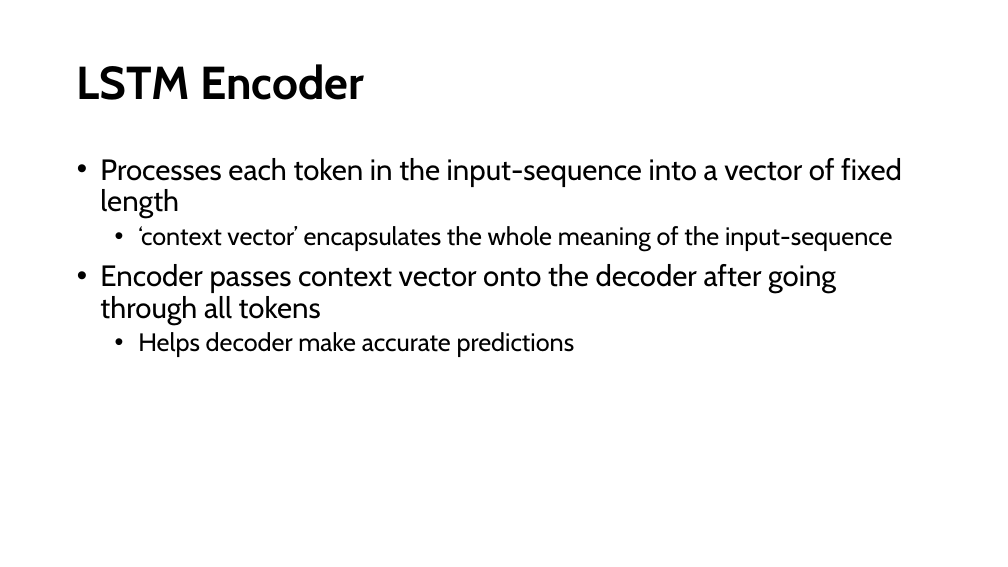
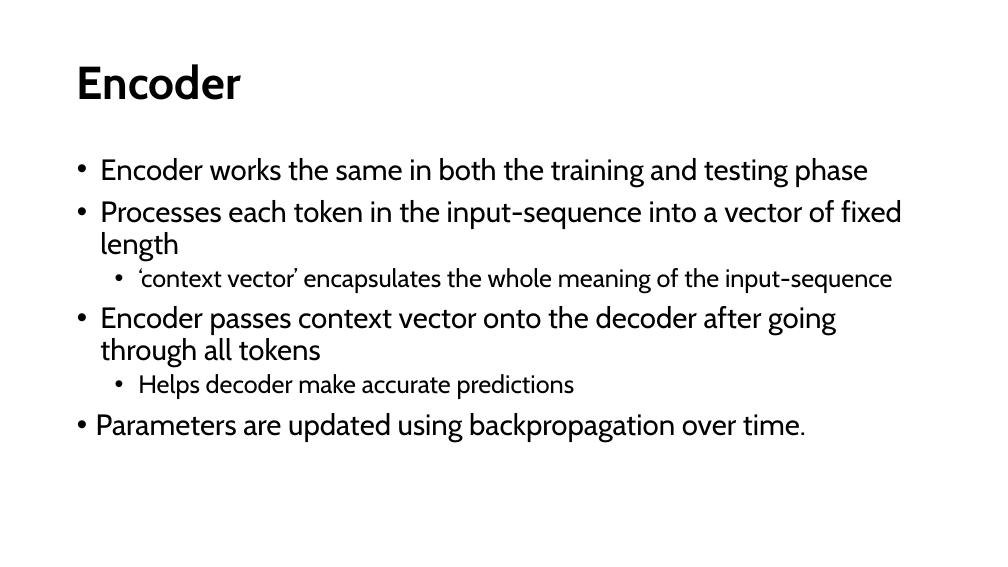
Before and after one commit to gvplacencia/nlp, a slide deck: slide 9 of Seq2Seq.pptx. Drawn at 1008x567 pixels with LibreOffice and Linux fonts; fonts in the diff are those of the drawing. Boxes give left, top, right and bottom in pixels: in the first picture for what was removed or moved away, otherwise in the second. Text is boxed around its words. In the diff, an @@ line names an element or a change of style, - is before the commit and + after.

```diff
--- a/Seq2Seq.pptx
+++ b/Seq2Seq.pptx
@@ title at [77,64,241,100]: text changed @@
-LSTM Encoder
+Encoder
@@ text at [100,158,869,187]: paragraph added @@
+• Encoder works the same in both the training and testing phase
@@ text at [96,413,806,442]: paragraph added @@
+• Parameters are updated using backpropagation over time.
```
Also in this commit, not shown: 4 other slides changed, 8 slides added.
